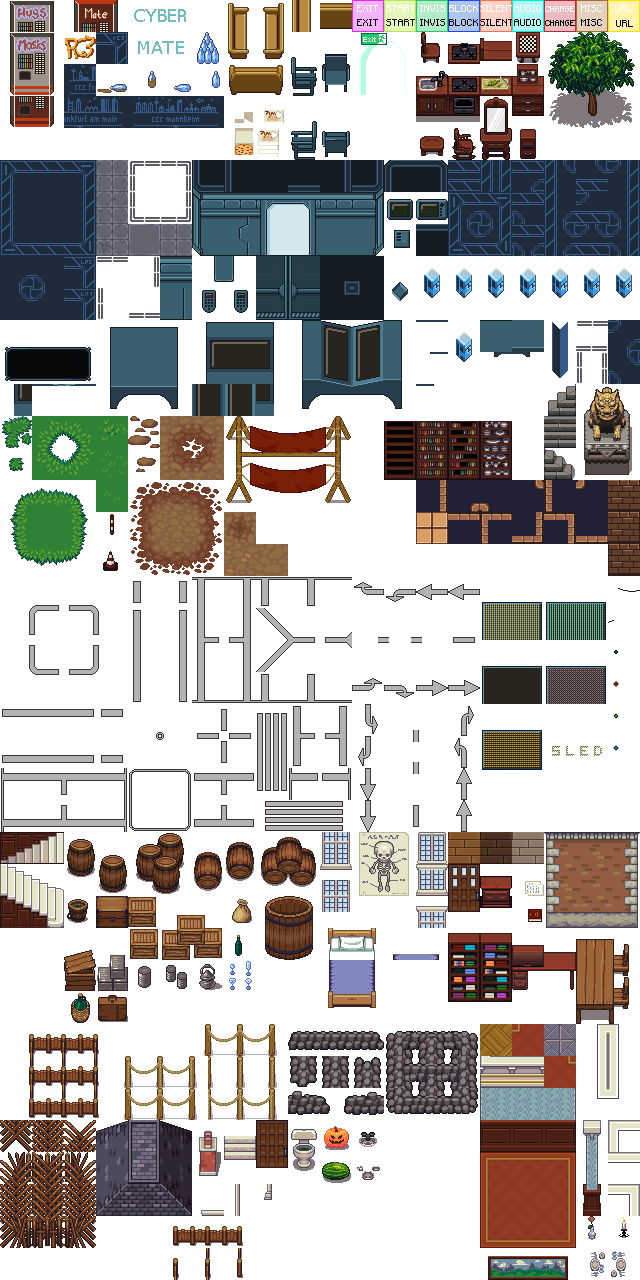
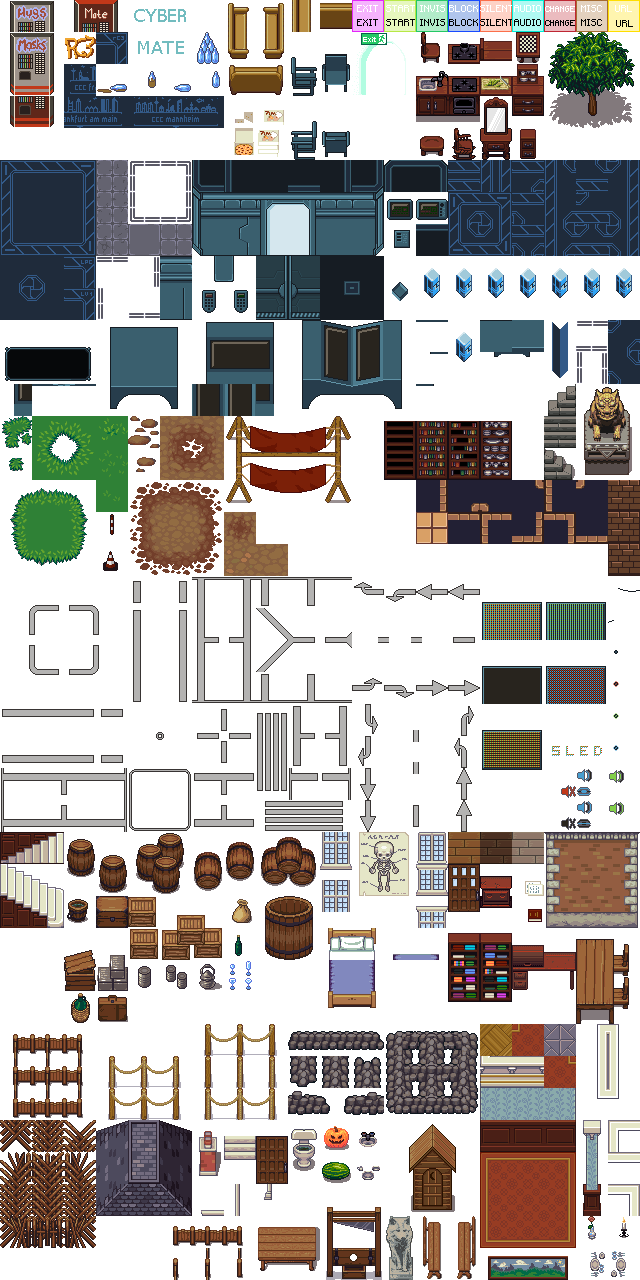
The second 640x1280 image is a revision of the first. Changes to its layers:
pixels changed over [13, 769, 624, 1280] (layer not identified)
